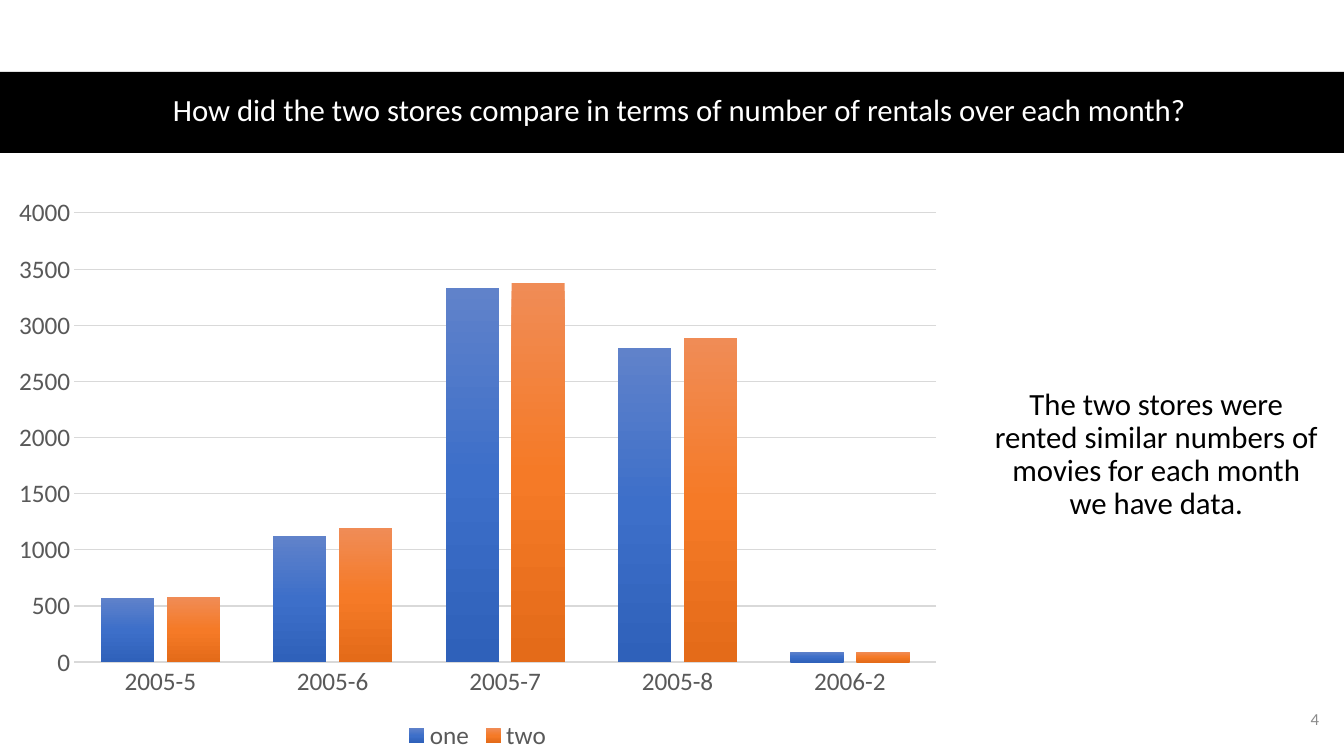
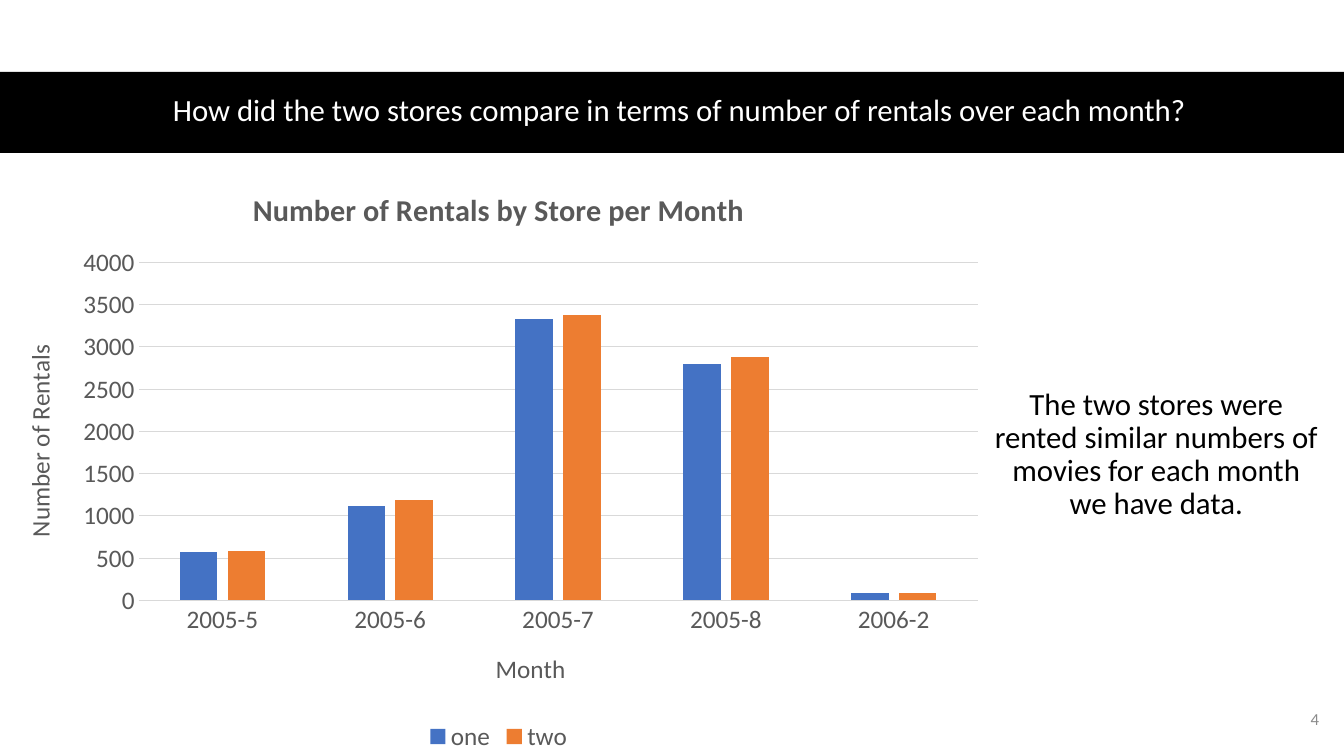
Before and after one commit to burmeisterryan3/Career-Change-Preparation, a slide deck: slide 4 of SQL-Python-Git/SQL/SQL Project/SQL Project.pptx. Drawn at 1344x756 pixels with LibreOffice and Linux fonts; fonts in the diff are those of the drawing. Boxes give left, top, right and bottom in pixels: in the first picture for what was removed or moved away, otherwise in the second. Text is boxed around its words. In the diff, an @@ line names an element or a change of style, - is before the commit and + after.

```diff
--- a/SQL-Python-Git/SQL/SQL Project/SQL Project.pptx
+++ b/SQL-Python-Git/SQL/SQL Project/SQL Project.pptx
@@ column chart at (0,170,998,756) @@
@@ title "Number of Rentals by Store per Month " added @@
@@ colour of one gradient #6183CB to #3E70CA to #3062BB to #4472C4 @@
@@ colour of two gradient #F18C57 to #F67B28 to #E56C19 to #ED7D31 @@
@@ category axis title "" to "Month " @@
@@ value axis title "" to "Number of Rentals " @@
@@ category axis changed @@
@@ bar spacing changed @@
@@ column chart: place and size @@
-column chart at (0,187,956,756)
+column chart at (0,170,998,756)
```
Also in this commit, not shown: 3 other slides changed, 10 other files.
